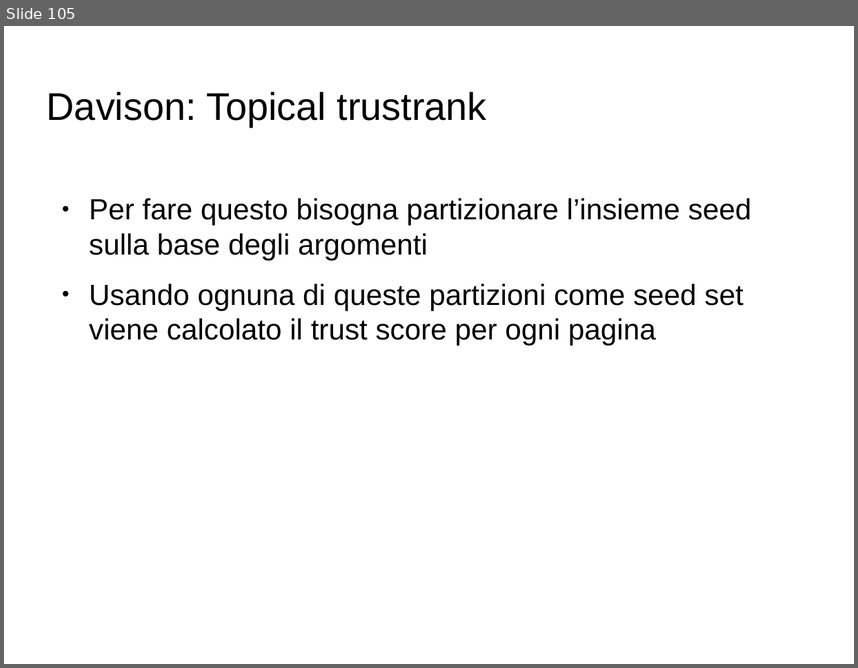
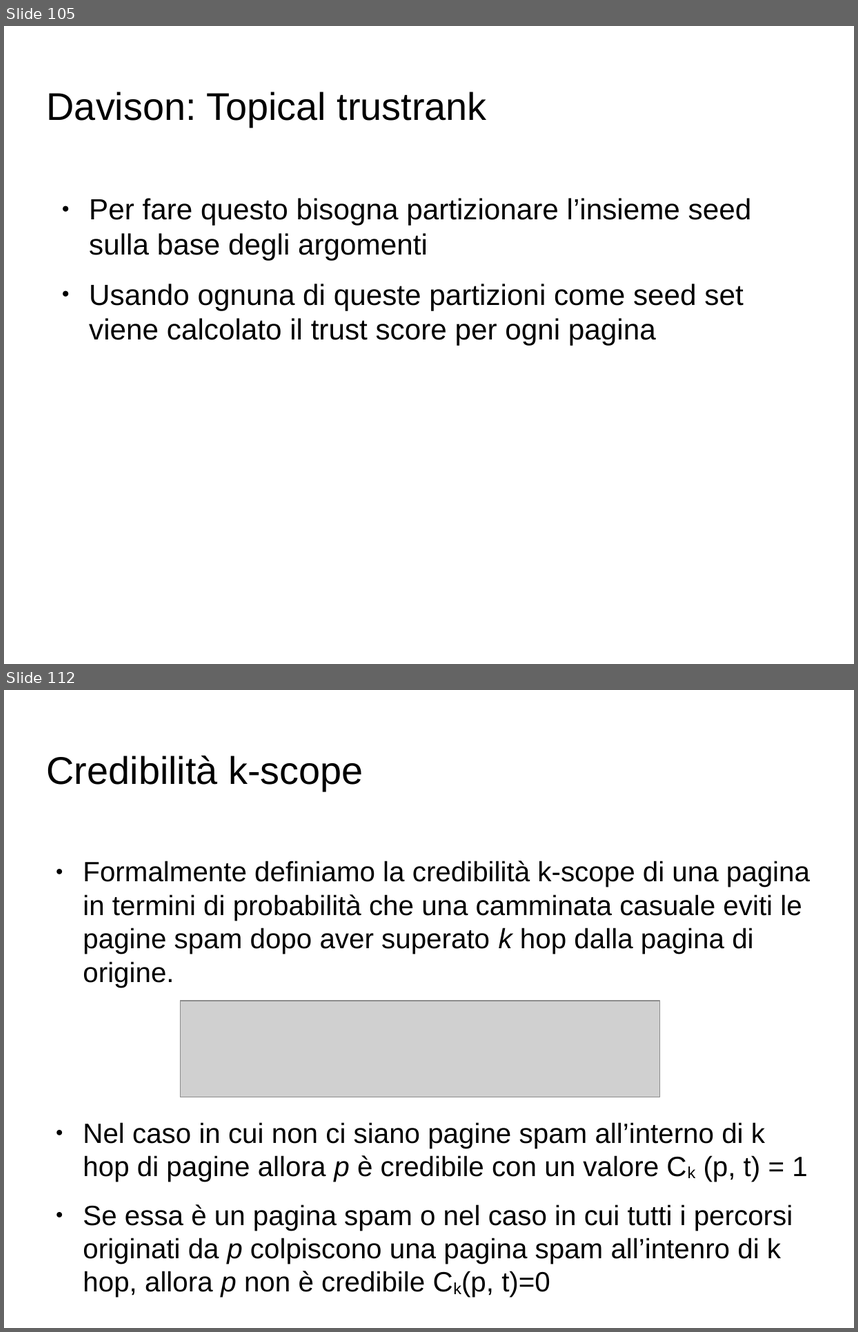
Before and after one commit to Toolanto/presentation, a slide deck: presentazione.odp. Shown one above the other, each under a label of ours: slide 105 before the commit, slides 105 and 112 after it; the slides between them are not shown. The pictures are 858x668 and 858x1332 pixels, drawn with LibreOffice and Linux fonts; fonts in the diff are those of the drawing; grey boxes stand for pictures; background and template pictures are left out. Boxes give left, top, right and bottom in pixels: in the first picture for what was removed or moved away, otherwise in the second. Text is boxed around its words. In the diff, an @@ line names an element or a change of style, - is before the commit and + after.

```diff
--- a/presentazione.odp
+++ b/presentazione.odp
@@ slide 112 added at (4, 690, 854, 1328), background picture (left out) @@
@@ title added at (47, 756, 363, 791), 36 pt, text #000000 @@
+Credibilità k-scope
@@ text added at (83, 860, 810, 987), 26 pt, text #000000 @@
+● Formalmente definiamo la credibilità k-scope di una pagina in termini di probabilità che una camminata casuale eviti le pagine spam dopo aver superato k hop dalla pagina di origine.
@@ picture added at (180, 1001, 660, 1097) @@
@@ text added at (83, 1122, 807, 1297), 26 pt, text #000000 @@
+● Nel caso in cui non ci siano pagine spam all’interno di k hop di pagine allora p è credibile con un valore Ck (p, t) = 1
+● Se essa è un pagina spam o nel caso in cui tutti i percorsi originati da p colpiscono una pagina spam all’intenro di k hop, allora p non è credibile Ck(p, t)=0
```
Also in this commit, not shown: 1 slide changed, 10 other slides added, 2 slides removed.
